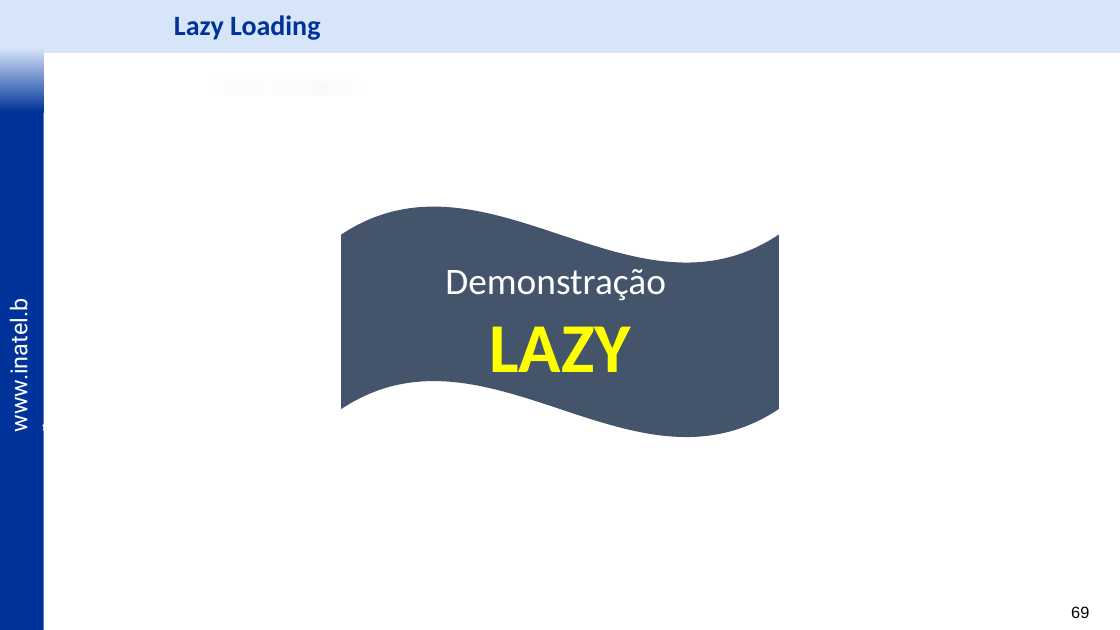
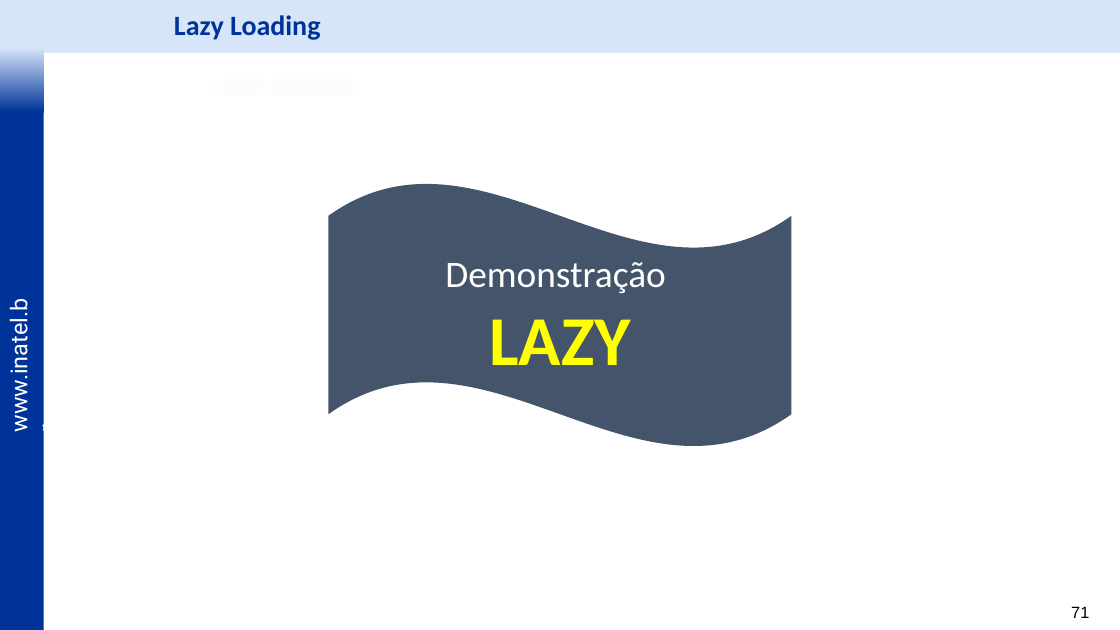
Before and after one commit to vitor-figueiredo/Lab_JPA, a slide deck: slide 71 of _docs/IDP Labs - JPA - v6.pptx (slide 69 before the commit). Drawn at 1120x630 pixels with LibreOffice and Linux fonts; fonts in the diff are those of the drawing; background and template pictures are left out. Boxes give left, top, right and bottom in pixels: in the first picture for what was removed or moved away, otherwise in the second. Text is boxed around its words. In the diff, an @@ line names an element or a change of style, - is before the commit and + after.

```diff
--- a/_docs/IDP Labs - JPA - v6.pptx
+++ b/_docs/IDP Labs - JPA - v6.pptx
@@ wave "Demonstração": place and size @@
-wave "Demonstração" at [341, 206, 779, 439]
+wave "Demonstração" at [329, 183, 791, 448]
@@ page number at [1071, 606, 1089, 618]: text changed @@
-69
+71
```
Also in this commit, not shown: 23 other slides changed, 4 slides added, 2 other files.
